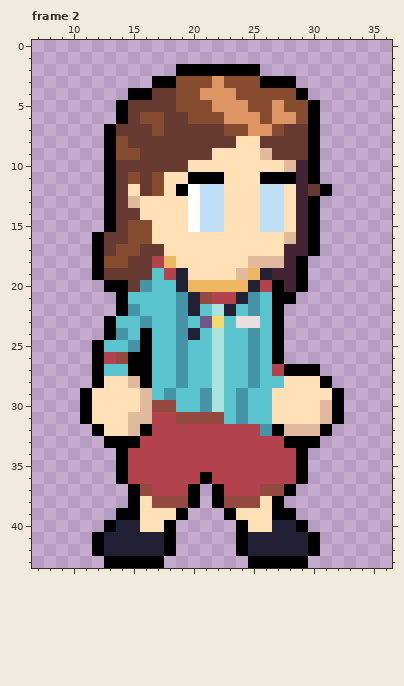
One commit to this pixel-art file: Aseprite/MC (Gracey)/Default/Gracey - Crouch - Default.aseprite. The picture above is the old version.
44x44 pixels, 9 frames. Shown: frame 2: x 7..36, y 0..43. The commit also changed other frames, which this record leaves out.
New version:
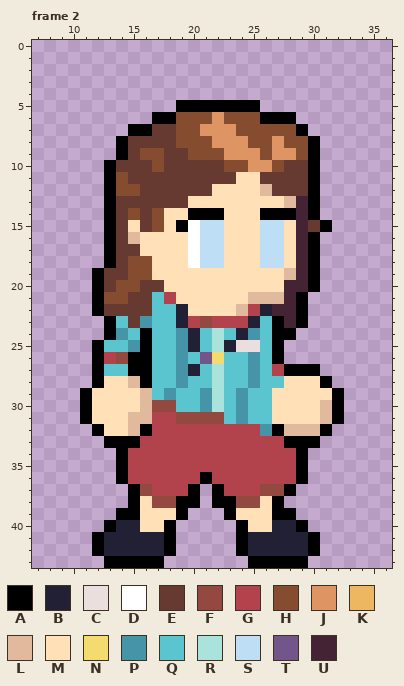
Palette (. is transparent): A #000000  B #222034  C #eadedf  D #ffffff  E #663931  F #944940  G #b2434d  H #854c30  J #de9463  K #edb762  L #e1ba9e  M #ffe0b7  N #f3db6f  P #4694a8  Q #5ac5ce  R #aae3db  S #bedef6  T #725689  U #442434
Difference:
layer "Body" added
layer "Head" added
layer "Lanyard" added
layer "Outline" added
layer "Layer 2" removed
layer "Layer 1 #2" removed
layer "Layer 3" removed
--- frame 2
@@ x 7..36 @@
  1 ..............................
- 2 ............AAAAAAA...........
- 3 ..........AAHHHJHHHAAA........
- 4 ........AAEEHHJJJHHHHHA.......
- 5 .......AEEEEHHHJJJHHJHHA......
- 6 .......AEHHEEHHHJJJHJJHA......
- 7 ......AEEEHEEEEEHHJJHEEA......
- 8 ......AHEEEEEEEEEMMEEEEA......
- 9 ......AHHEEEEEEMMMMLEEEA......
-10 ......AEEEEEEMMMMMMMMLUA......
-11 ......AEHEHMMAAAMMMAAAUA......
-12 ......AEMEHMADSSMMMSSMUEA.....
-13 ......AELMMMMDSSMMMSSMUA......
-14 ......AEEMMMMDSSMMMSSMUA......
-15 ......AEHHMMMDSSMMMSSMUA......
-16 .....AEEHHMMMMMMMMMMMLUA......
-17 .....AEHHEEMMMMMMMMMMUUA......
-18 .....AHHEEGKMMMMMMLLLUA.......
-19 .....AEEEEQGBMMMMLKBUUA.......
-20 ......AAEPQQBKKKKKBGAUA.......
-21 .......AQQQQPBFGGBPQAA........
-22 .......APQQQPBQRBQPQA.........
-23 ......AQQPQQPQTNQCCQA.........
-24 ......APQAQQPBQRQQPQA.........
-25 .....AQQPAQQPQQRQQPQA.........
-26 .....AGFAAQQPQQRQQPQA.........
-27 .....AQQAAQQPQQRQQPQGAAA......
+ 2 ..............................
+ 3 ..............................
+ 4 ..............................
+ 5 ............AAAAAAA...........
+ 6 ..........AAHHHJHHHAAA........
+ 7 ........AAEEHHJJJHHHHHA.......
+ 8 .......AEEEEHHHJJJHHJHHA......
+ 9 .......AEHHEEHHHJJJHJJHA......
+10 ......AEEEHEEEEEHHJJHEEA......
+11 ......AHEEEEEEEEEMMEEEEA......
+12 ......AHHEEEEEEMMMMLEEEA......
+13 ......AEEEEEEMMMMMMMMLUA......
+14 ......AEHEHMMAAAMMMAAAUA......
+15 ......AEMEHMADSSMMMSSMUEA.....
+16 ......AELMMMMDSSMMMSSMUA......
+17 ......AEEMMMMDSSMMMSSMUA......
+18 ......AEHHMMMDSSMMMSSMUA......
+19 .....AEEHHMMMMMMMMMMMLUA......
+20 .....AEHHEEMMMMMMMMMMUUA......
+21 .....AHHEEQGMMMMMMLLLUA.......
+22 .....AEEEEQQBMMMMLGBUUA.......
+23 ......AQEPQQBGFGGGBQAUA.......
+24 ......APQAQQPBQRQBPQAA........
+25 .....AQQPAQQPBQRBCCQA.........
+26 .....AGFAAQQPQTNQQPQA.........
+27 .....AQQAAQQPBQRQQPQGAAA......
 28 .....AMMLAQQPQQRQQPQQMMMA.....
@@ x 17..25 @@
 37 GGGA.AGGG
-38 FFFA.AFFF
+38 FFAA.AAFF
 39 MMA...AMM
